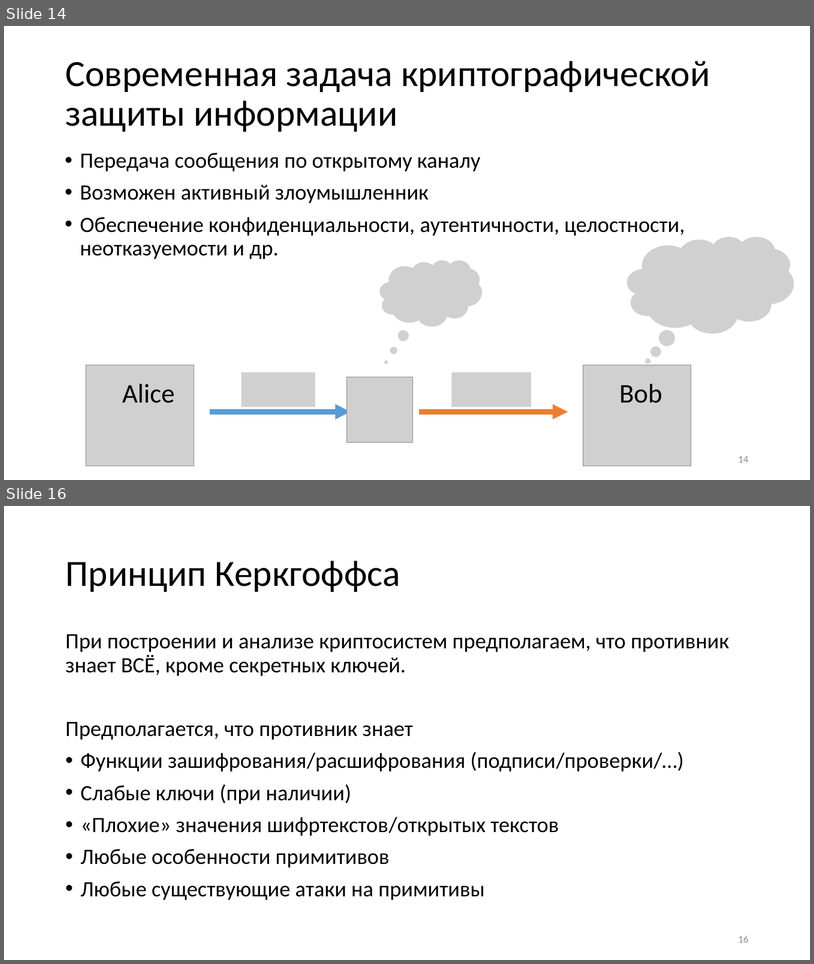
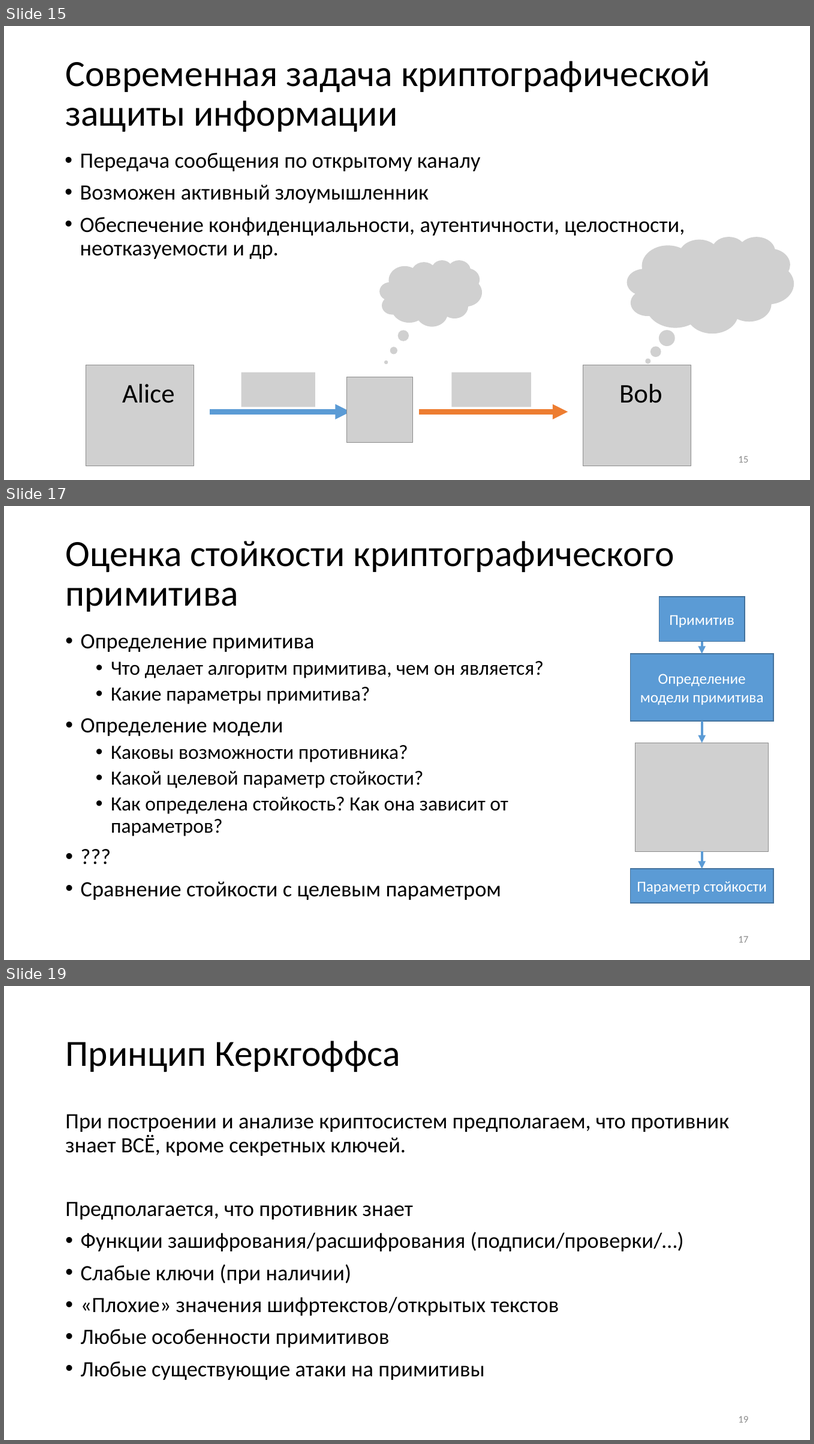
Before and after one commit to CryptoCourse/CryptoLectures, a slide deck: Lectures/Lecture1.pptx. Shown one above the other, each under a label of ours: slides 14 and 16 before the commit, slides 15, 17 and 19 after it; the slides between them are not shown. The pictures are 814x964 and 814x1444 pixels, drawn with LibreOffice and Linux fonts; fonts in the diff are those of the drawing; grey boxes stand for pictures. Boxes give left, top, right and bottom in pixels: in the first picture for what was removed or moved away, otherwise in the second. Text is boxed around its words. In the diff, an @@ line names an element or a change of style, - is before the commit and + after.

```diff
--- a/Lectures/Lecture1.pptx
+++ b/Lectures/Lecture1.pptx
@@ slide 17 added at <box>4,506,810,960</box>, background #FFFFFF @@
@@ title added at <box>65,541,675,612</box>, 44 pt, text #000000 @@
+Оценка стойкости криптографического примитива
@@ rectangle added at <box>660,597,745,642</box>, fill #5B9BD5, outline #43739E 1 pt, 18 pt, text #FFFFFF @@
+Примитив
@@ text added at <box>81,634,544,900</box>, 24 pt, text #000000 @@
+• Определение примитива
+  • Что делает алгоритм примитива, чем он является?
+  • Какие параметры примитива?
+• Определение модели
+  • Каковы возможности противника?
+  • Какой целевой параметр стойкости?
+  • Как определена стойкость? Как она зависит от параметров?
+• ???
+• Сравнение стойкости с целевым параметром
@@ arrow added from (703, 642) to (703, 654), #5B9BD5 3 pt @@
@@ rectangle added at <box>631,654,773,721</box>, fill #5B9BD5, outline #43739E 1 pt, 18 pt, text #FFFFFF @@
+Определение модели примитива
@@ arrow added from (703, 721) to (703, 742), #5B9BD5 3 pt @@
@@ picture added at <box>636,742,769,851</box> @@
@@ arrow added from (703, 851) to (703, 868), #5B9BD5 3 pt @@
@@ rectangle added at <box>631,868,773,903</box>, fill #5B9BD5, outline #43739E 1 pt, 18 pt, text #FFFFFF @@
+Параметр стойкости
@@ page number added at <box>738,936,749,942</box>, 12 pt, text #8C8C8C @@
+17
@@ what was slide 14 is now slide 15 @@
@@ page number at <box>738,456,749,462</box>: text changed @@
-14
+15
@@ what was slide 16 is now slide 19 @@
@@ page number at <box>738,1416,749,1422</box>: text changed @@
-16
+19
```
Also in this commit, not shown: 10 slides changed, 12 other slides added, 1 slide removed, 1 other file.
